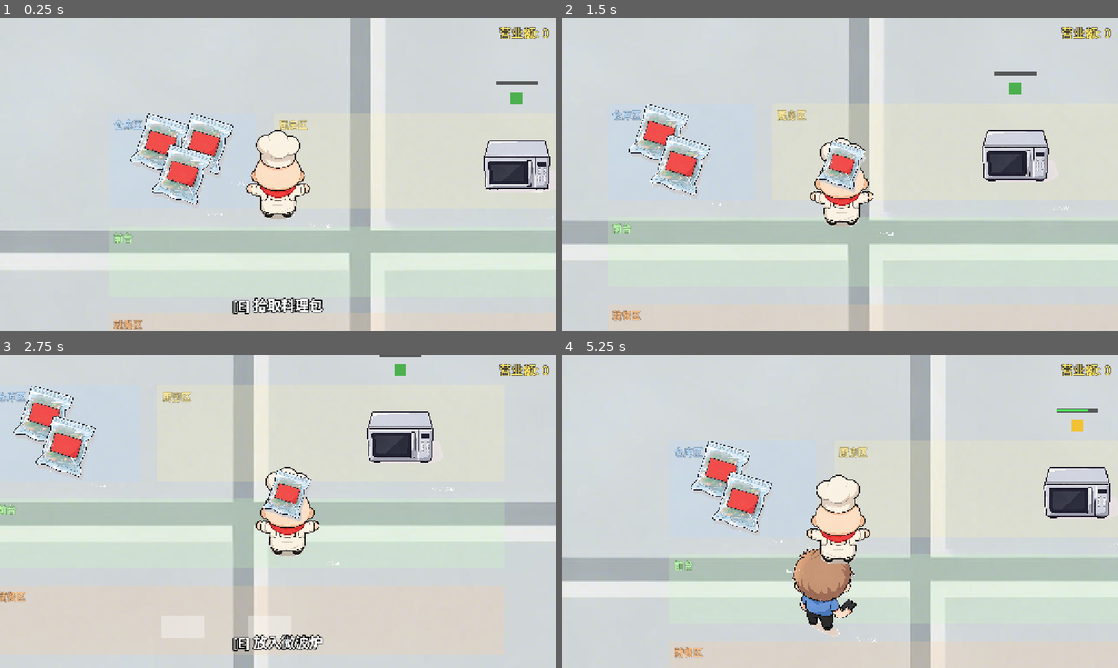
Above: before the commit, frames 1-4 (two rows, left to right).
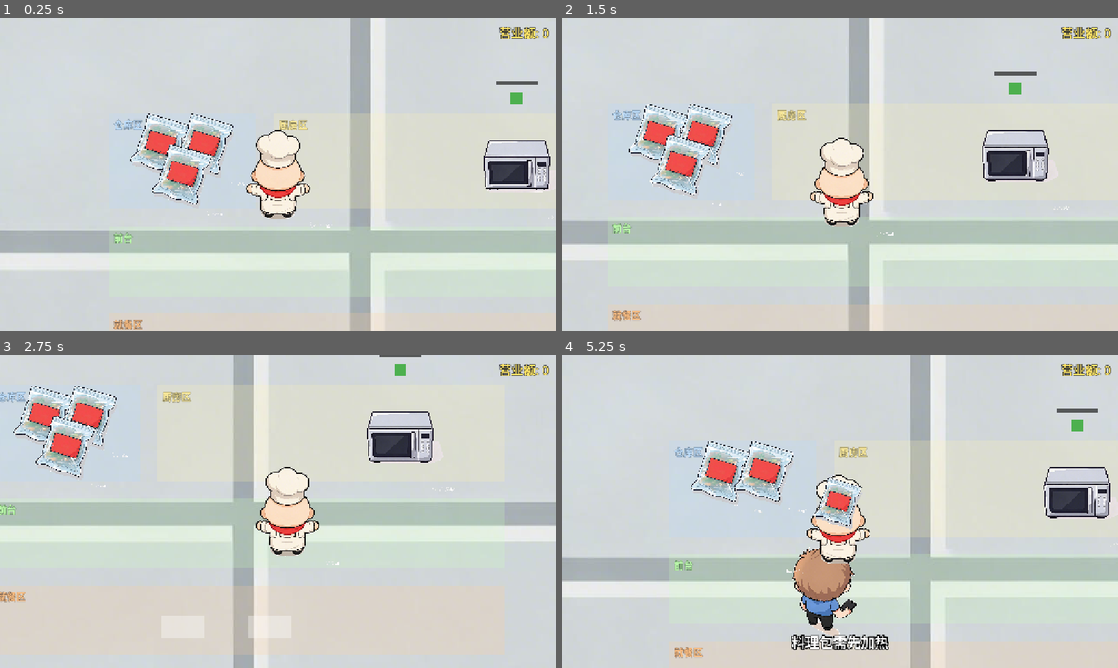
Above: after the commit, the same moments.

Repository: 408Survivor/order_rush
Game: Godot game, scene res://scenes/MainScene.tscn
Two runs of this game, one before a commit and one after it. Both use one fixed random seed, a clock stepped at 60 frames per second and the inputs below.
Inputs:
- Up to frame 1 (0.25 s): no input
- Up to frame 2 (1.5 s): tap Enter at 0.5 s; hold D (move_right) 0.53-1.28 s; hold Space (interact) 0.53-1.28 s; hold S (move_down) from 1.28 s (still down); tap Space (interact) at 1.35 s
- Up to frame 3 (2.75 s): release S (move_down) at 2.03 s; hold D (move_right) from 2.03 s (still down); hold Space (interact) from 2.03 s (still down)
- Up to frame 4 (5.25 s): release D (move_right) at 2.78 s; release Space (interact) at 2.78 s; hold W (move_up) 2.78-3.53 s; tap Space (interact) at 2.85, 4.35 s; hold Space (interact) 3.53-4.28 s; hold A (move_left) 3.53-5.03 s; hold S (move_down) from 5.03 s (still down); hold Space (interact) from 5.03 s (still down)

The runs differ from the first frame. In frame 1, 0.7% of the frame differs, in the area x 41-59%, y 89-95%; in frame 2, 1.6%; in frame 3, 2.2%; in frame 4, 3.5%, in the area x 27-95%, y 17-95%.

Commit message:
feat: 交互改为身前扇区（±45°）——背对不可交互 (#18)
- 范围检测候选 + 方向过滤：仅身前 ±45° 内（dot≥0.7）的目标可交互
- 运行实测：面向微波炉→可交互；背对→null；侧对→识别面前扇区内其他目标

Diff:
--- a/scripts/entities/player_character.gd
+++ b/scripts/entities/player_character.gd
@@ -16,6 +16,7 @@
 const MOVE_SPEED := 200.0           ## 像素/秒
 const INTERACTION_DISTANCE := 280.0 ## 交互检测距离（像素，覆盖贴合距离≈273）
 const INTERACTION_COOLDOWN := 0.25  ## 交互冷却（秒），防止连按
+const INTERACT_FOV_DOT := 0.7       ## 交互扇区：cos(45°)，仅身前 ±45° 内可交互
 
 # ==================== 节点引用 ====================
 @onready var sprite: Sprite2D = $Sprite2D
@@ -111,13 +112,15 @@
 
 	return false
 
-## 获取可交互对象：范围检测优先（靠近即触发，不依赖朝向），射线兜底
+## 获取可交互对象：身前扇区检测（面向目标才可交互），射线兜底
 func _get_interactable_object() -> Node2D:
-	# 1) 交互范围内最近的 interactable（Area2D 物品/设备 + PhysicsBody 顾客；排除手持物品）
+	# 1) 交互范围内、且位于身前 ±45° 扇区的最近 interactable（排除手持物品）
 	var best: Node2D = null
 	var best_dist := INF
 	for area in interact_area.get_overlapping_areas():
 		if area == held_item or not area.is_in_group("interactable"):
+			continue
+		if not _is_in_front(area.global_position):
 			continue
 		var dist := global_position.distance_to(area.global_position)
 		if dist < best_dist:
@@ -126,6 +129,8 @@
 	for body in interact_area.get_overlapping_bodies():
 		if body == held_item or not body.is_in_group("interactable"):
 			continue
+		if not _is_in_front(body.global_position):
+			continue
 		var dist := global_position.distance_to(body.global_position)
 		if dist < best_dist:
 			best_dist = dist
@@ -139,6 +144,13 @@
 		if collider != null and collider.is_in_group("interactable") and collider != held_item:
 			return collider
 	return null
+
+## 目标是否位于玩家身前扇区（面向方向的 ±45° 内）
+func _is_in_front(target_pos: Vector2) -> bool:
+	var to_target := target_pos - global_position
+	if to_target.length_squared() < 1.0:
+		return true  # 目标与玩家重合视为可交互
+	return to_target.normalized().dot(facing_direction) >= INTERACT_FOV_DOT
 
 ## 与设备交互（微波炉）：手持→放入；空手→取出
 func _interact_with_appliance(appliance: Node2D) -> bool:
